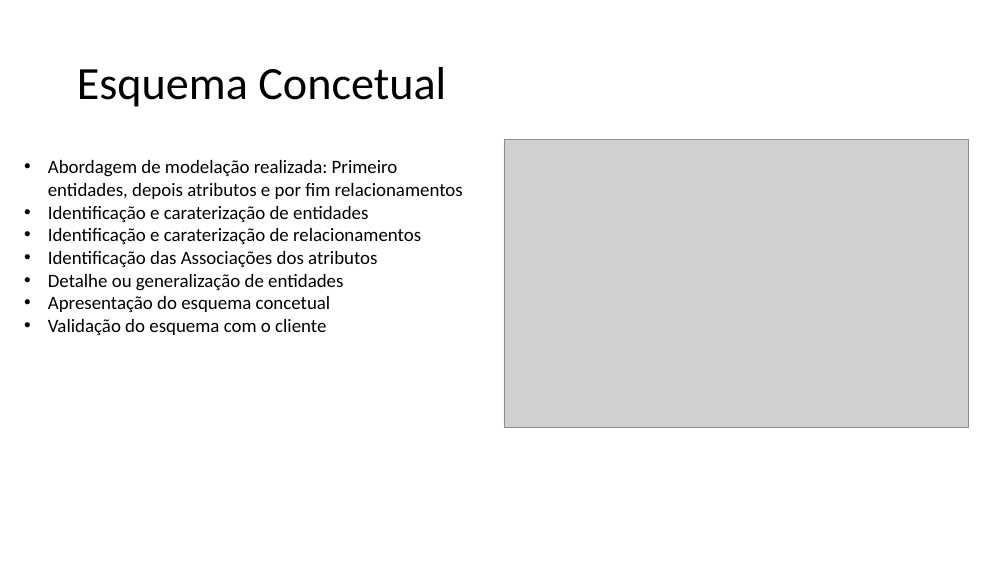
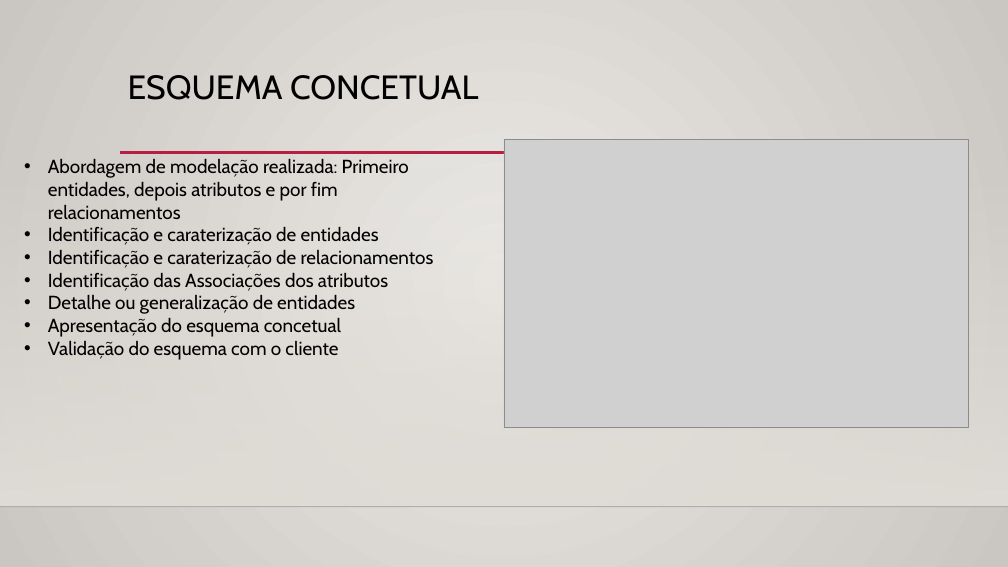
Before and after one commit to PedroCapa/BD, a slide deck: slide 4 of Apresentação BD.pptx. Drawn at 1008x567 pixels with LibreOffice and Linux fonts; fonts in the diff are those of the drawing; grey boxes stand for pictures; background and template pictures are left out. Boxes give left, top, right and bottom in pixels: in the first picture for what was removed or moved away, otherwise in the second. Text is boxed around its words. In the diff, an @@ line names an element or a change of style, - is before the commit and + after.

```diff
--- a/Apresentação BD.pptx
+++ b/Apresentação BD.pptx
@@ background #FFFFFF to gradient #ECEAE7 to #CAC7C1 @@
@@ title "ESQUEMA CONCETUAL" at [128,75,478,100]: vertical alignment middle to top @@
@@ title at [128,75,478,100]: text changed; size 44 to 32 pt; font Calibri to Cabin @@
-Esquema Concetual
+ESQUEMA CONCETUAL
@@ rectangle added at [0,167,1008,507], fill gradient #DFDBD5 @@
@@ text "Abordagem de modelação realizada: Primeiro ..." at [48,159,434,360]: font Calibri to Cabin @@
@@ line added from (120, 153) to (915, 153), #B71E42 2.5 pt @@
@@ line added from (0, 507) to (1008, 507), #000001 1 pt @@
```
Also in this commit, not shown: 6 other slides changed, 1 slide added, 1 slide removed, 4 other files.
